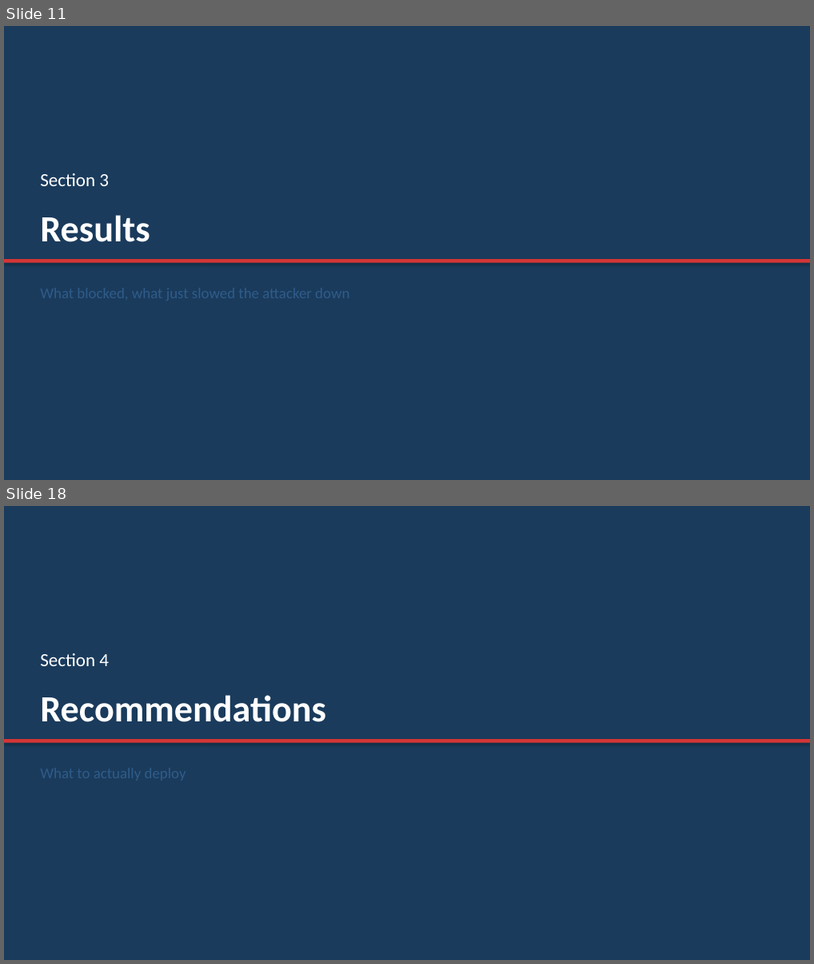
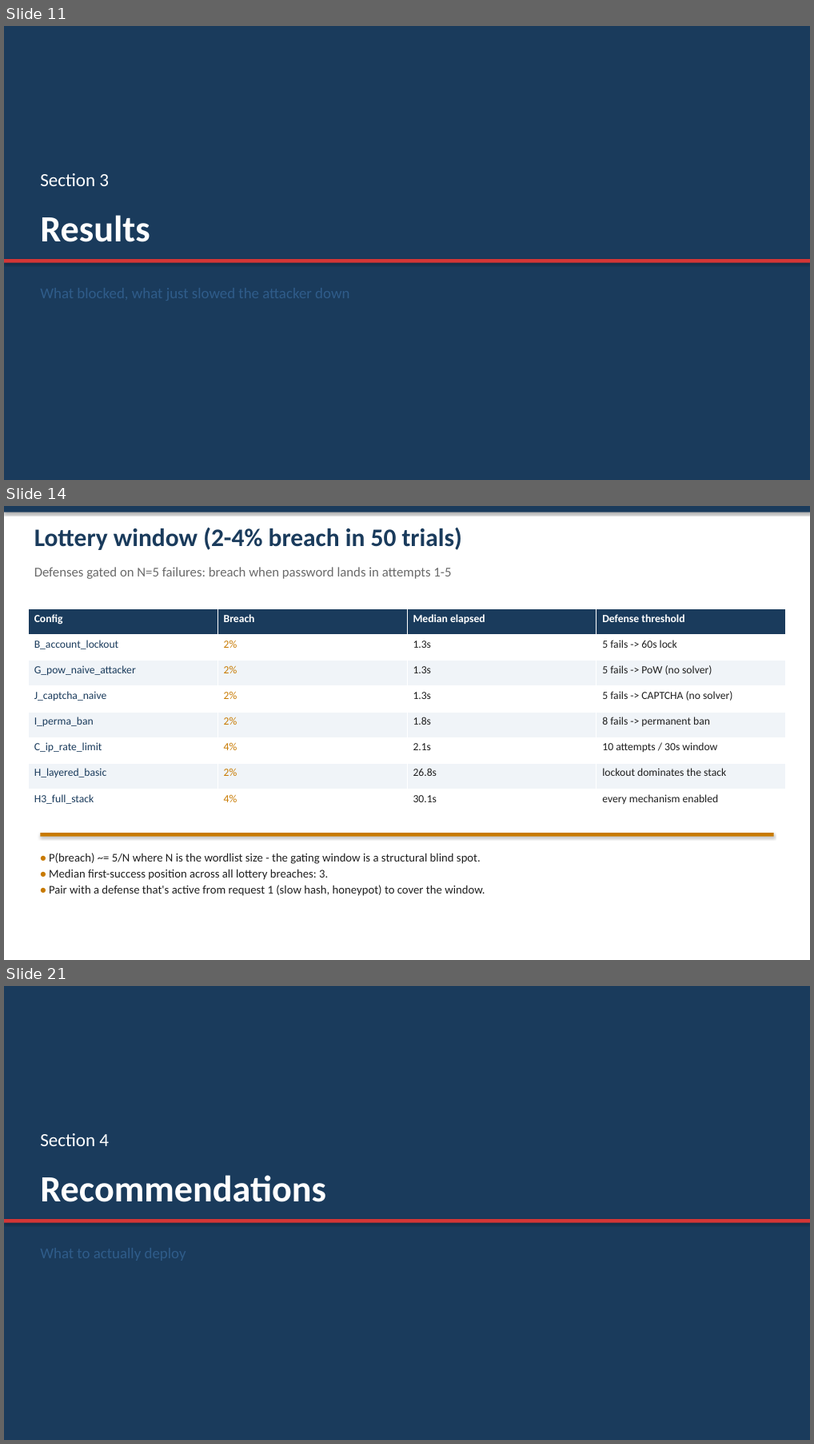
Before and after one commit to Spring-2026-Information-Security/Research-Project, a slide deck: Presentation.pptx. Shown one above the other, each under a label of ours: slides 11 and 18 before the commit, slides 11, 14 and 21 after it; the slides between them are not shown. The pictures are 814x964 and 814x1444 pixels, drawn with LibreOffice and Linux fonts; fonts in the diff are those of the drawing. Boxes give left, top, right and bottom in pixels: in the first picture for what was removed or moved away, otherwise in the second. Text is boxed around its words. In the diff, an @@ line names an element or a change of style, - is before the commit and + after.

```diff
--- a/Presentation.pptx
+++ b/Presentation.pptx
@@ slide 14 added at <box>4,506,810,960</box>, background #FFFFFF @@
@@ rectangle added at <box>4,506,810,512</box>, fill #1A3B5C @@
@@ text added at <box>34,528,462,550</box>, 30 pt, text #1A3B5C, bold @@
+Lottery window (2-4% breach in 50 trials)
@@ text added at <box>34,567,451,579</box>, 16 pt, text #6A6A6A @@
+Defenses gated on N=5 failures: breach when password lands in attempts 1-5
@@ table added at <box>28,609,786,815</box>, 8 rows, 4 columns @@
+Config | Breach | Median elapsed | Defense threshold
+B_account_lockout | 2% | 1.3s | 5 fails -> 60s lock
+G_pow_naive_attacker | 2% | 1.3s | 5 fails -> PoW (no solver)
+J_captcha_naive | 2% | 1.3s | 5 fails -> CAPTCHA (no solver)
+I_perma_ban | 2% | 1.8s | 8 fails -> permanent ban
+C_ip_rate_limit | 4% | 2.1s | 10 attempts / 30s window
+H_layered_basic | 2% | 26.8s | lockout dominates the stack
+H3_full_stack | 4% | 30.1s | every mechanism enabled
@@ rectangle added at <box>40,832,774,836</box>, fill #C87A00 @@
@@ text added at <box>49,852,485,896</box>, 14 pt, text #1F1F1F @@
+• P(breach) ~= 5/N where N is the wordlist size - the gating window is a structural blind spot.
+• Median first-success position across all lottery breaches: 3.
+• Pair with a defense that's active from request 1 (slow hash, honeypot) to cover the window.
@@ what was slide 18 is now slide 21 @@
```
Also in this commit, not shown: 5 slides changed, 4 other slides added, 2 slides removed, 2 other files.
